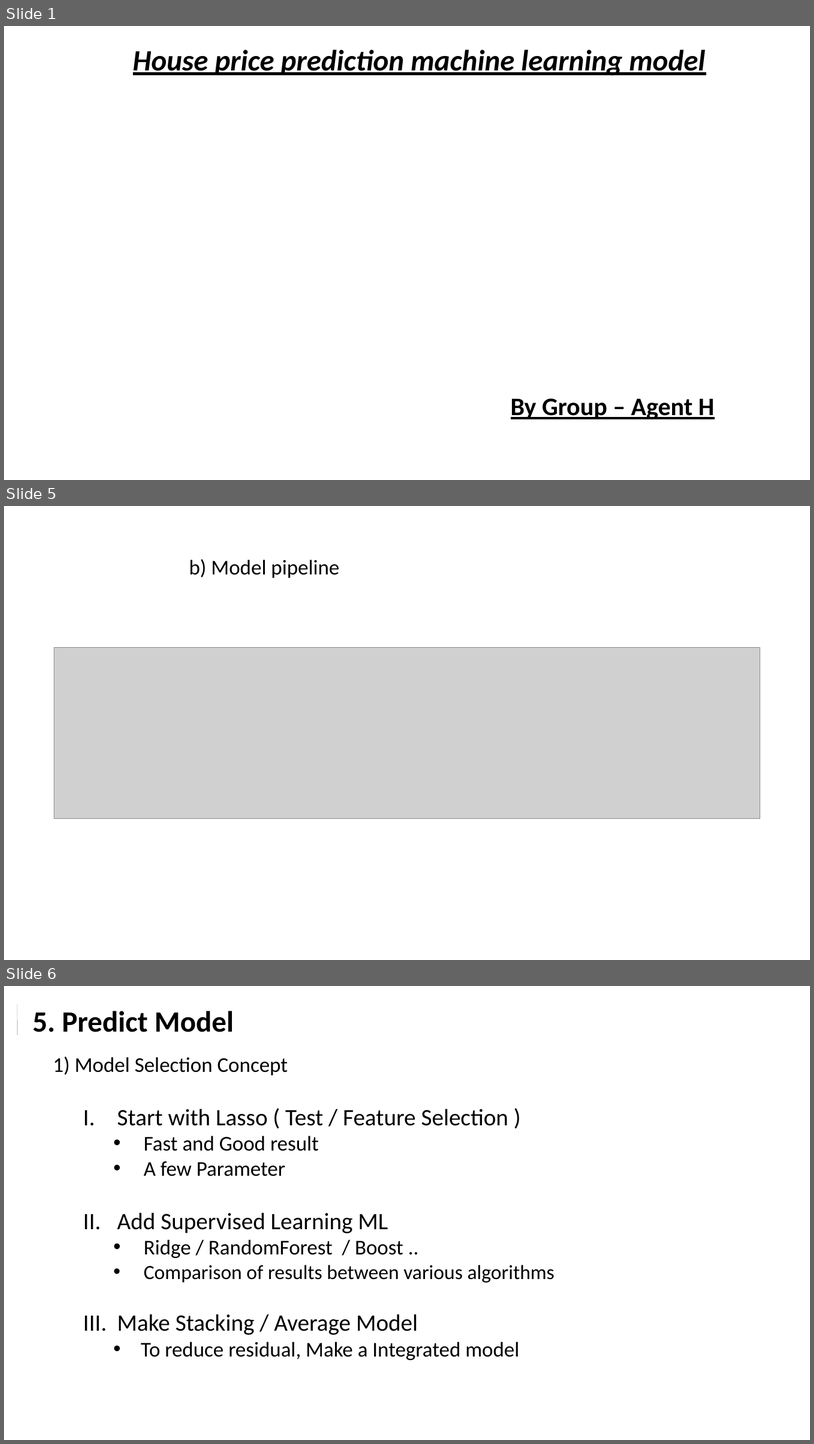
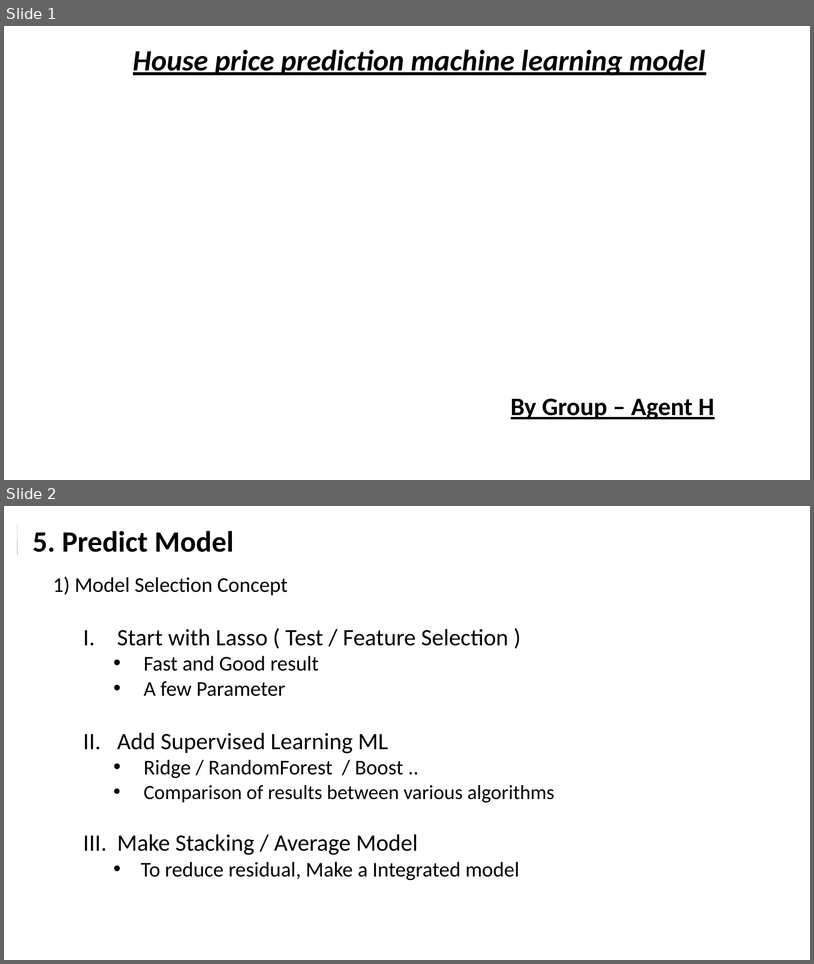
Before and after one commit to chazzy1/nycdsaML, a slide deck: documents/House_prediction_choi.pptx. Shown one above the other, each under a label of ours: slides 1, 5 and 6 before the commit, slides 1 and 2 after it; the slides between them are not shown. The pictures are 814x1444 and 814x964 pixels, drawn with LibreOffice and Linux fonts; fonts in the diff are those of the drawing; grey boxes stand for pictures; background and template pictures are left out. Boxes give left, top, right and bottom in pixels: in the first picture for what was removed or moved away, otherwise in the second. Text is boxed around its words. In the diff, an @@ line names an element or a change of style, - is before the commit and + after.

```diff
--- a/documents/House_prediction_choi.pptx
+++ b/documents/House_prediction_choi.pptx
@@ slide 5 removed at box(4, 506, 810, 960), background #FFFFFF @@
@@ text removed at box(189, 559, 339, 578) @@
-b) Model pipeline
@@ picture removed at box(54, 647, 761, 818) @@
@@ what was slide 6 is now slide 2 @@
```
Also in this commit, not shown: 3 slides changed, 4 slides added, 6 other slides removed, 13 other files.
